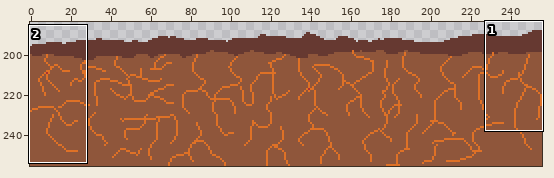
One commit to this sprite sheet: Assets/Assets/Platform.png. Above, an overview of the earlier version with the close-up marked.
Close-up. Old version:
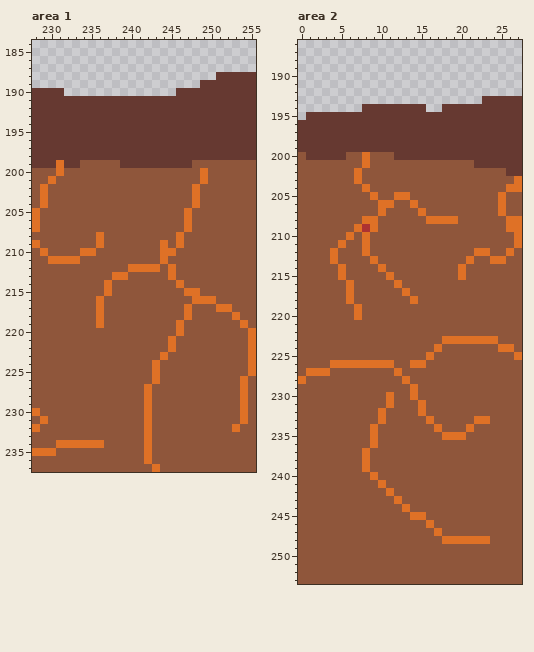
The file is 256x256 pixels. Shown: area 1: x 228..255, y 184..237; area 2: x 0..27, y 186..253. The wide view leaves out empty margins. The commit also changed other parts of the picture, which this record leaves out.
After:
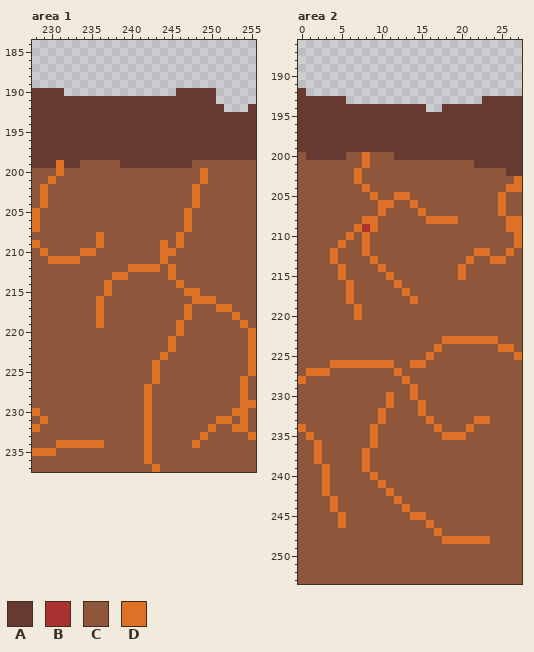
Palette (. is transparent): A #663931  B #ac3232  C #8f563b  D #df7126
What changed:
Changed rows in their new state; - is an unchanged pixel.
Area 1:
first column x 249:
188 --.....
189 .......
190 --.....
191 --.....
192 ---...-
first column x 248:
229 -------D
230 -----D--
231 ---DD---
232 --D---D-
233 -D-----D
234 D-------
Area 2:
first column x 0:
192 A-------
193 AAAAAA--
194 AAAAAAAA
195 A-------
first column x 0:
234 D-----
235 -D----
236 --D---
237 --D---
238 --D---
239 ---D--
240 ---D--
241 ---D--
242 ---D--
243 ----D-
244 ----D-
245 -----D
246 -----D
